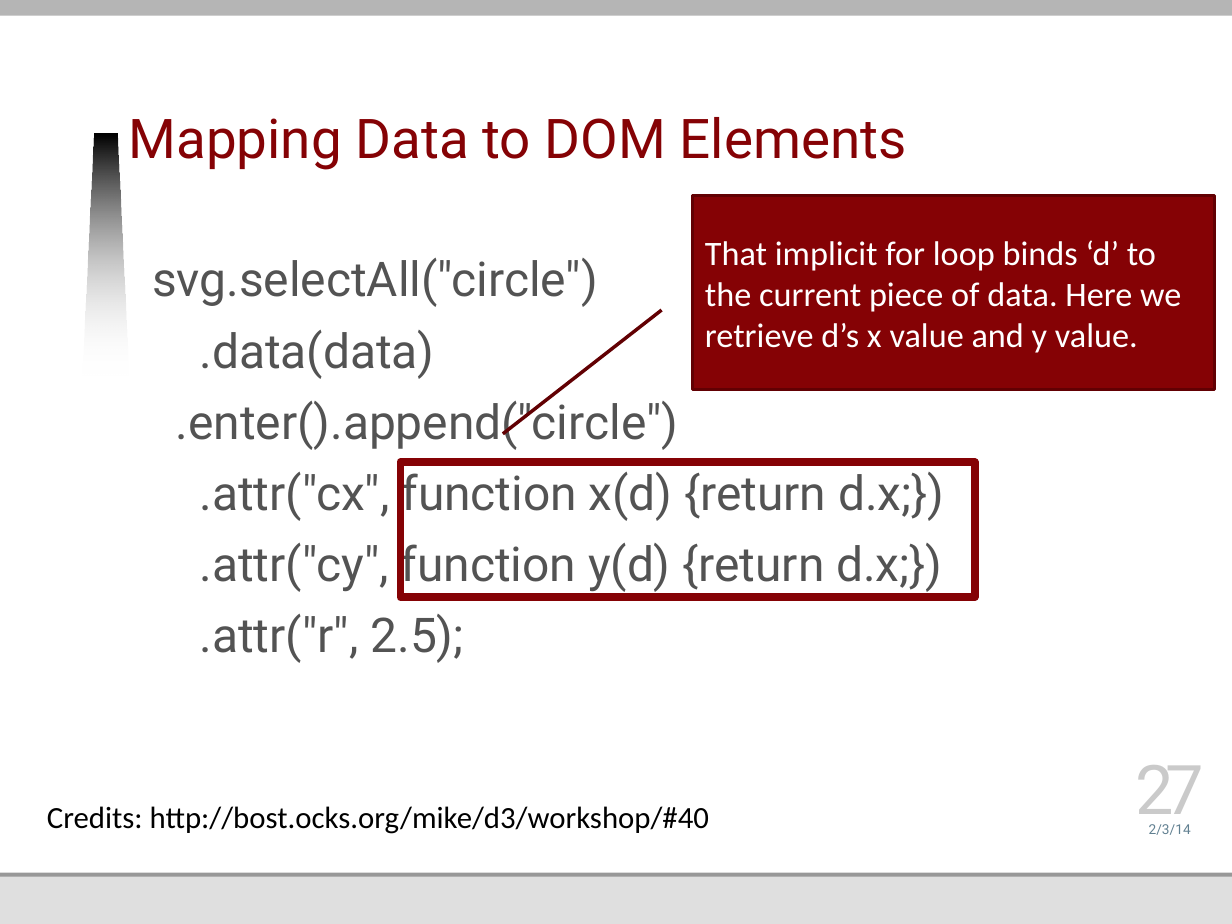
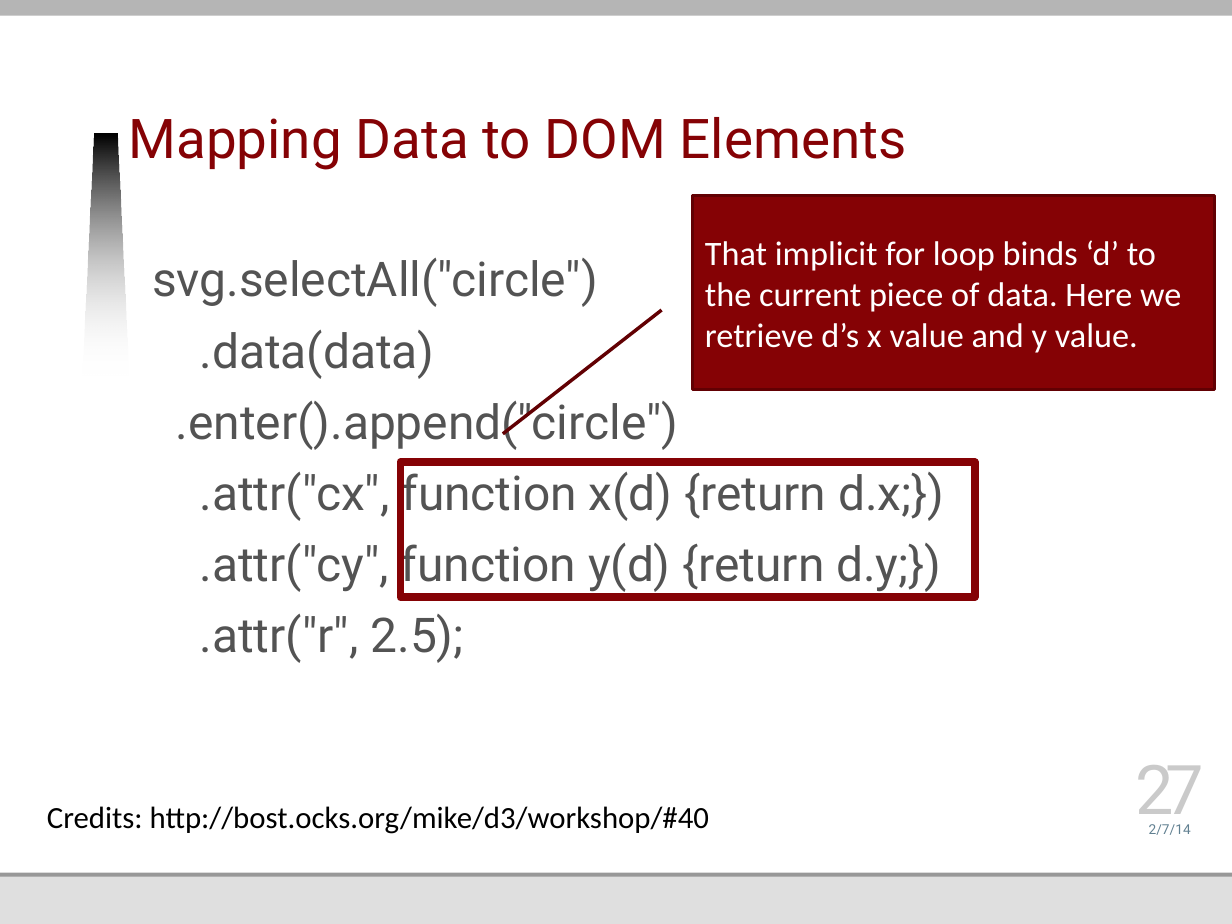
Before and after one commit to jmankoff/data, a slide deck: slide 27 of Lectures/Byte 3.pptx. Drawn at 1232x924 pixels with LibreOffice and Linux fonts; fonts in the diff are those of the drawing; background and template pictures are left out. Boxes give left, top, right and bottom in pixels: in the first picture for what was removed or moved away, otherwise in the second. Text is boxed around its words. In the diff, an @@ line names an element or a change of style, - is before the commit and + after.

```diff
--- a/Lectures/Byte 3.pptx
+++ b/Lectures/Byte 3.pptx
@@ text at bbox=[200, 537, 941, 592]: text changed @@
-.attr("cy", function y(d) {return d.x;})
+.attr("cy", function y(d) {return d.y;})
@@ text at bbox=[1149, 824, 1191, 835]: text changed @@
-2/3/14
+2/7/14
```
Also in this commit, not shown: 48 other slides changed, 1 other file.
